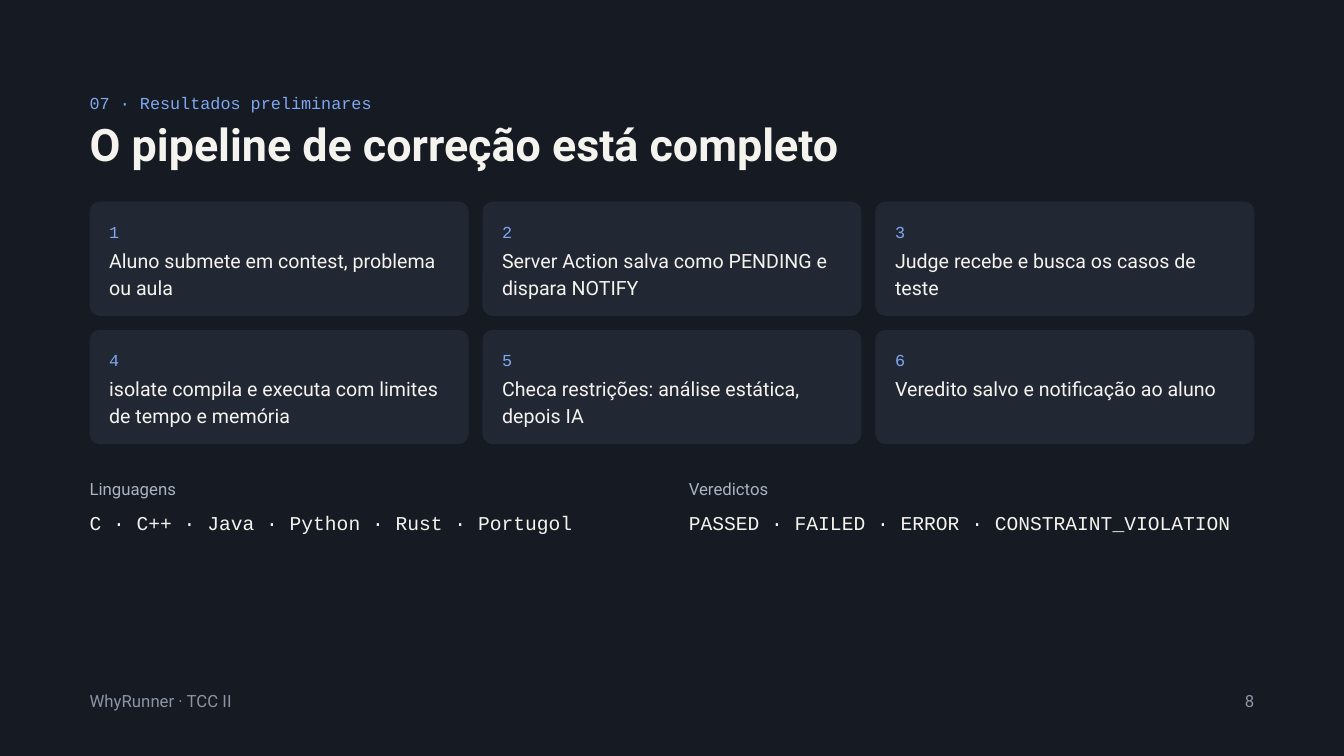
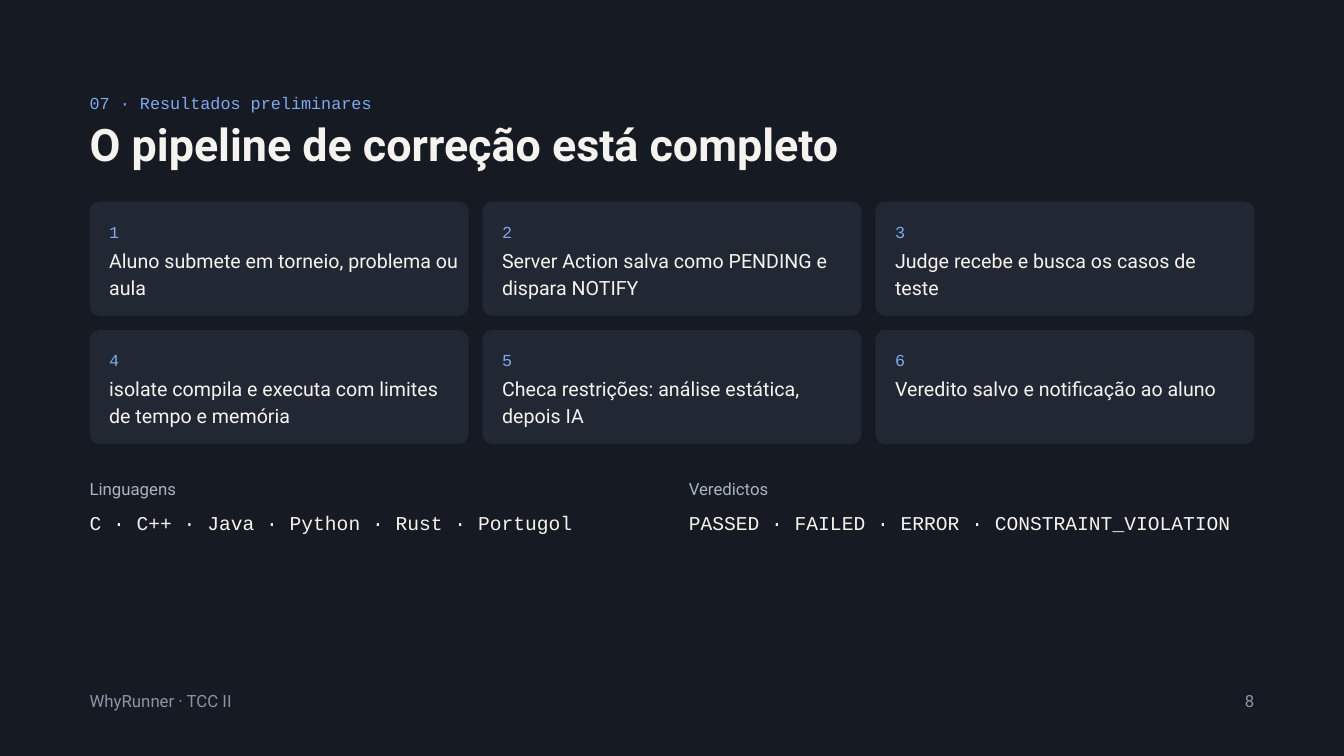
Before and after one commit to whowon2/why-runner, a slide deck: slide 8 of WhyRunner — Apresentação Parcial TCC II.pptx. Drawn at 1344x756 pixels with LibreOffice and Linux fonts; fonts in the diff are those of the drawing. Boxes give left, top, right and bottom in pixels: in the first picture for what was removed or moved away, otherwise in the second. Text is boxed around its words. In the diff, an @@ line names an element or a change of style, - is before the commit and + after.

```diff
--- a/WhyRunner — Apresentação Parcial TCC II.pptx
+++ b/WhyRunner — Apresentação Parcial TCC II.pptx
@@ text at (109,253,458,295): text changed @@
-Aluno submete em contest, problema ou aula
+Aluno submete em torneio, problema ou aula
```
Also in this commit, not shown: 6 other slides changed, 2 other files.
